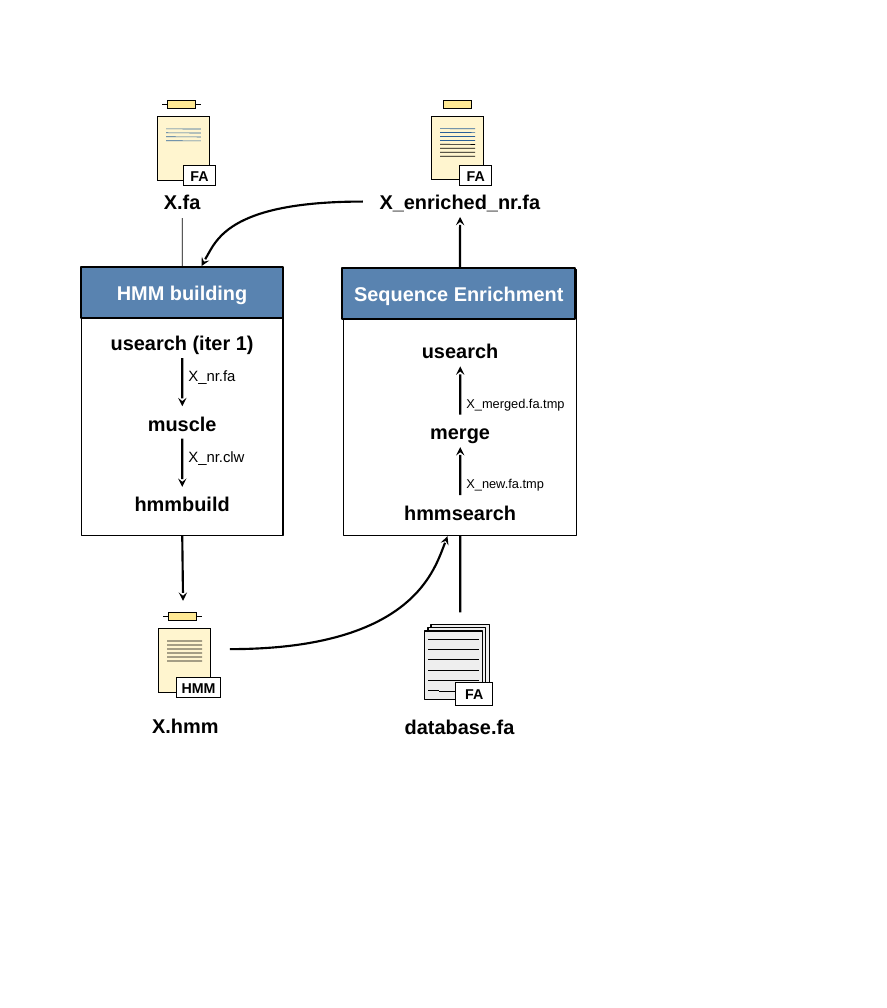
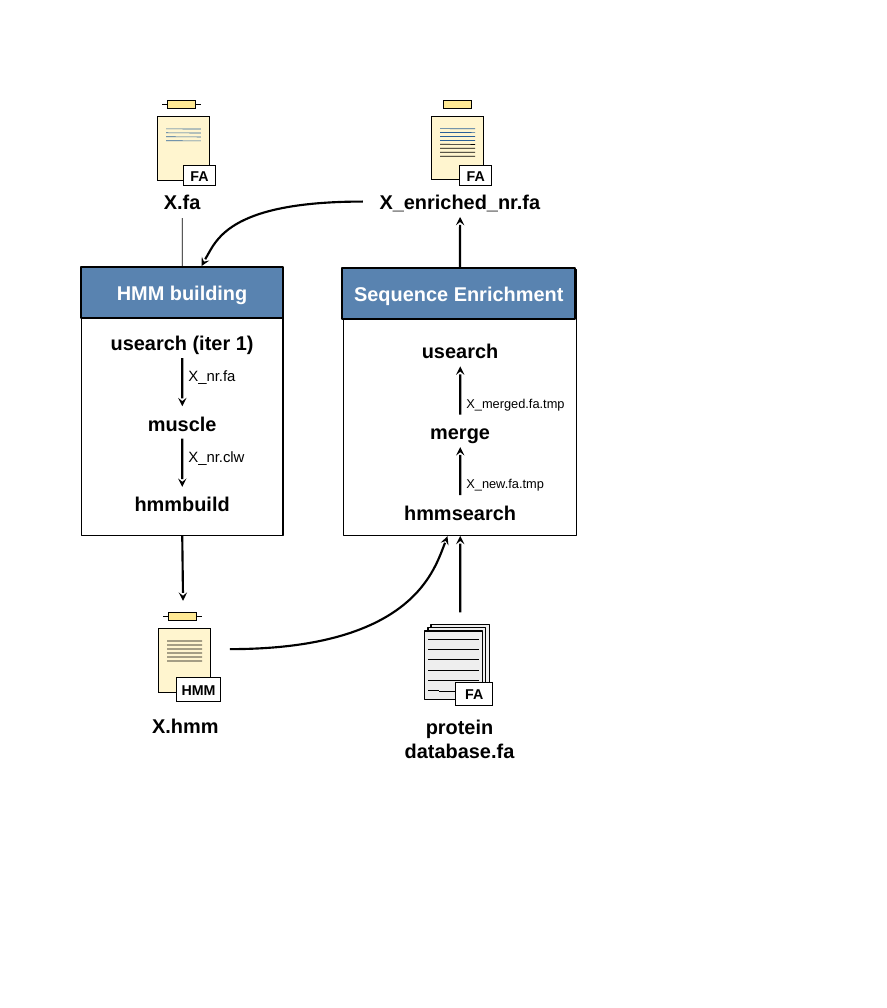
Before and after one commit to nchePortfolio/cusProSe, a slide deck: slide 5 of iterhmmbuild/pipeline.odp. Drawn at 887x1008 pixels with LibreOffice and Linux fonts; fonts in the diff are those of the drawing. Boxes give left, top, right and bottom in pixels: in the first picture for what was removed or moved away, otherwise in the second. Text is boxed around its words. In the diff, an @@ line names an element or a change of style, - is before the commit and + after.

```diff
--- a/iterhmmbuild/pipeline.odp
+++ b/iterhmmbuild/pipeline.odp
@@ line (460, 613) - (460, 536): line to arrow @@
@@ rectangle "HMM": place and size @@
-rectangle "HMM" at (176, 677, 220, 698)
+rectangle "HMM" at (176, 677, 220, 702)
@@ text at (405, 719, 515, 759): text changed @@
-database.fa
+protein
+database.fa
```
Also in this commit, not shown: 9 other files.
